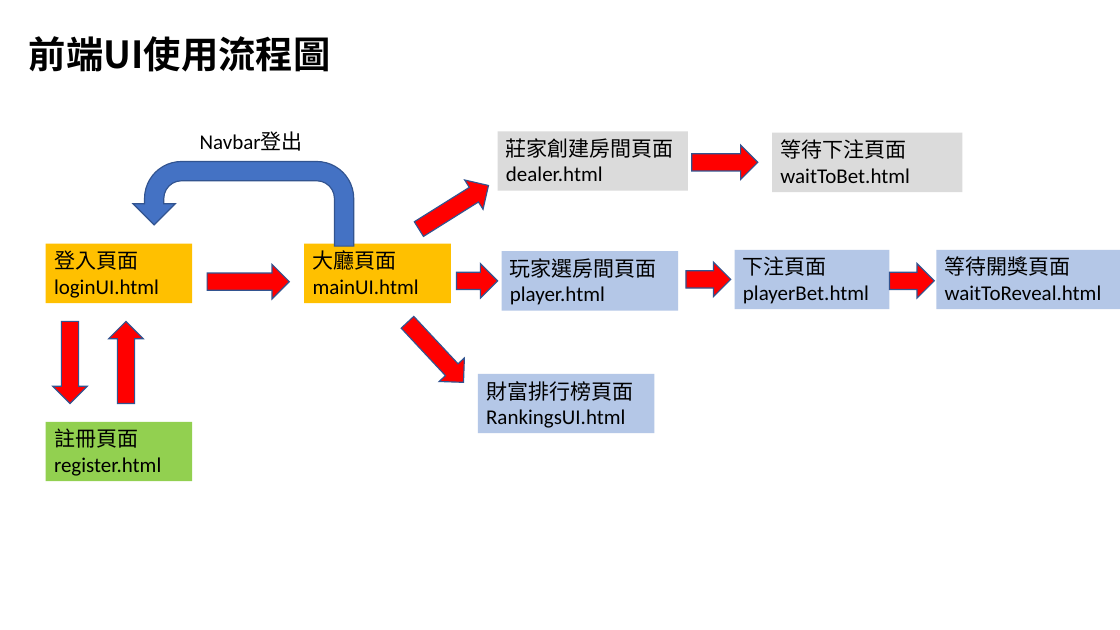
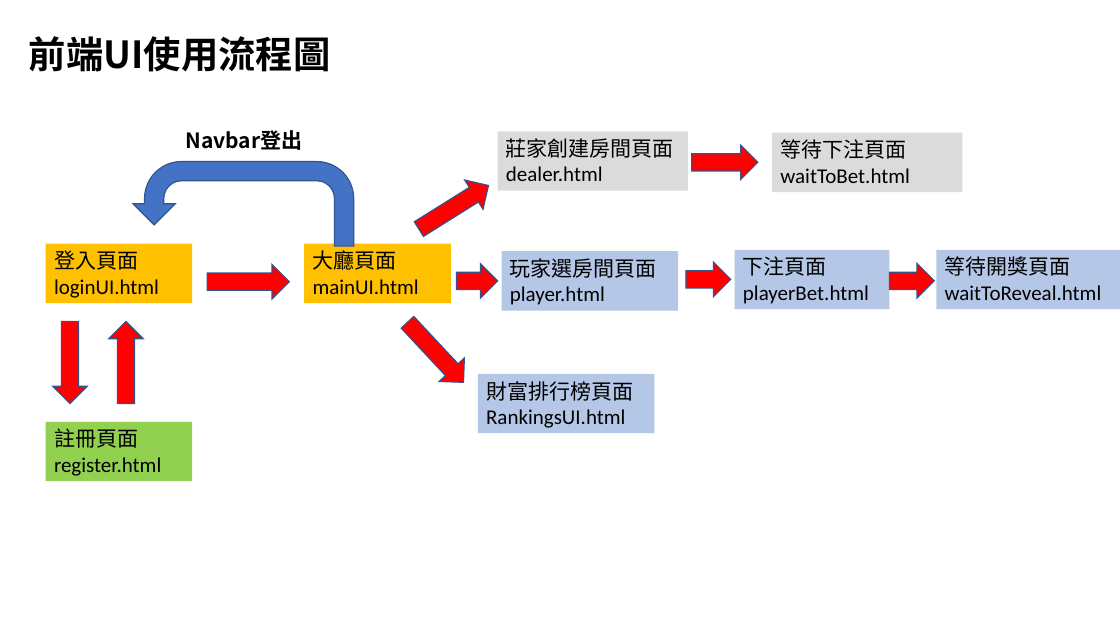
Before and after one commit to Wang-Nian-Zu/gambling, a slide deck: slide 5 of images/1101軟工.期末實作內容說明 .pptx. Drawn at 1120x630 pixels with LibreOffice and Linux fonts; fonts in the diff are those of the drawing. Boxes give left, top, right and bottom in pixels: in the first picture for what was removed or moved away, otherwise in the second. Text is boxed around its words. In the diff, an @@ line names an element or a change of style, - is before the commit and + after.

```diff
--- a/images/1101軟工.期末實作內容說明 .pptx
+++ b/images/1101軟工.期末實作內容說明 .pptx
@@ text "Navbar登出": place and size @@
-text "Navbar登出" at [200,132,303,151]
+text "Navbar登出" at [185,130,302,150]
@@ text "Navbar登出" at [185,130,302,150]: font Calibri to Noto Sans CJK SC, bold on @@
```
Also in this commit, not shown: 7 other files.
